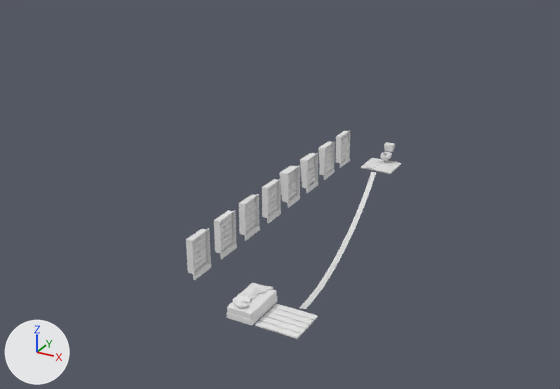
One commit to the Blender file Gregu/room1.blend: the scene before it, then after it.
Camera for both pictures: a 50 mm camera at (11.0, -18.9, 14.0) aimed at (-2.2, 5.0, 2.0). The axes (+X, +Y, +Z) are drawn at lower left. The lights are the same throughout.
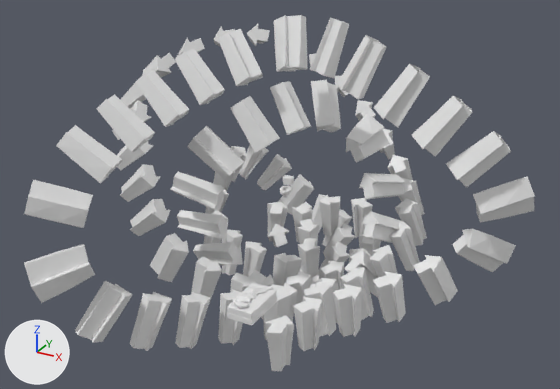
ob_beziercurve is not drawn itself; it is used by a modifier of ob_arrows.

Patch to the scene script:
```diff
--- a/Gregu/room1.blend.py
+++ b/Gregu/room1.blend.py
@@ ob_circle_004 @@
 ob_circle_004.location = (0.79, 1.14, -0.02)
+ob_circle_004.hide_set(True)  # its collection is switched off
@@ ob_cylinder_010 @@
 ob_cylinder_010.location = (-1.79, 15.15, 0.0)
+ob_cylinder_010.hide_set(True)  # its collection is switched off
@@ ob_plane_012 @@
 ob_plane_012.location = (-1.82, 14.65, 0.0)
+ob_plane_012.hide_set(True)  # its collection is switched off
@@ ob_plane_011 @@
 ob_plane_011.location = (0.0, 0.0, 0.0)
+ob_plane_011.hide_set(True)  # its collection is switched off
@@ ob_plane_010 @@
 ob_plane_010.location = (0.0, 0.0, 0.0)
+ob_plane_010.hide_set(True)  # its collection is switched off
@@ ob_circle_001 @@
 ob_circle_001.location = (0.79, 1.14, -0.02)
+ob_circle_001.hide_set(True)  # its collection is switched off
@@ ob_plane_008 @@
 ob_plane_008.location = (0.69, 0.23, 0.0)
+ob_plane_008.hide_set(True)  # its collection is switched off
@@ ob_cylinder_011 @@
 ob_cylinder_011.rotation_euler = (0.0, 0.0, 0.202)  # degrees (0, 0, 12)
-ob_cylinder_011.hide_set(True)  # its collection is switched off
@@ ob_beziercurve @@
 ob_beziercurve.location = (0.0, 0.0, 0.0)
-ob_beziercurve.hide_set(True)  # its collection is switched off
@@ ob_arrows @@
 _m = ob_arrows.modifiers.new('Curve', 'CURVE')
 _m.object = ob_beziercurve
-ob_arrows.hide_set(True)  # its collection is switched off
```

What differs and where, as boxes [x1, y1, x2, y2] in the pictures (560 x 389 px):
'arrows', shown
    after: [24, 15, 535, 371]
'Plane.010', hidden
    before: [187, 130, 350, 280]
'Plane.011', hidden
    before: [186, 133, 349, 271]
'Plane.008', hidden
    before: [255, 304, 318, 339]
'Circle.004', hidden
    before: [300, 172, 376, 309]
'Plane.012', hidden
    before: [361, 158, 401, 174]
'Circle.001', hidden
    before: [301, 172, 375, 309]
'Cylinder.011', shown
    after: [280, 175, 294, 198]
'Cylinder.010', hidden
    before: [381, 142, 395, 163]
